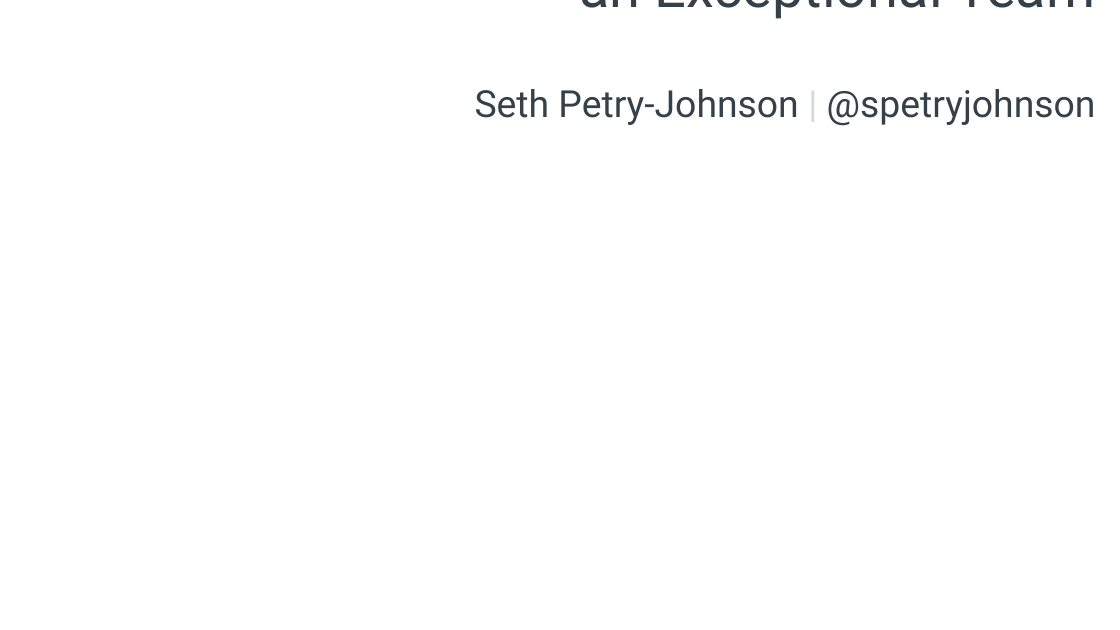
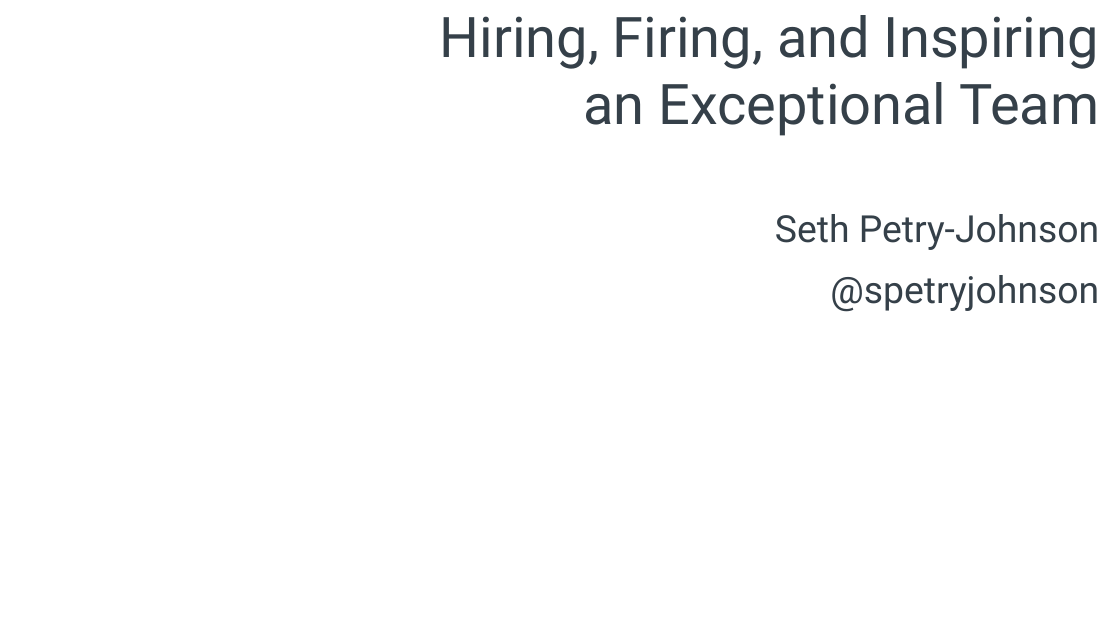
Before and after one commit to spetryjohnson/Talk---Hiring--Firing--and-Inspiring, a slide deck: slide 1 of Hiring, Firing, and Inspiring.pptx. Drawn at 1120x630 pixels with LibreOffice and Linux fonts; fonts in the diff are those of the drawing; background and template pictures are left out. Boxes give left, top, right and bottom in pixels: in the first picture for what was removed or moved away, otherwise in the second. Text is boxed around its words. In the diff, an @@ line names an element or a change of style, - is before the commit and + after.

```diff
--- a/Hiring, Firing, and Inspiring.pptx
+++ b/Hiring, Firing, and Inspiring.pptx
@@ title "Hiring, Firing, and Inspiring an ..." rewrapped from [579,0,1095,19] to [440,15,1099,136] @@
@@ text at [775,214,1099,250]: text changed @@
-Seth Petry-Johnson | @spetryjohnson
+Seth Petry-Johnson
@@ text added at [830,275,1099,312], 24 pt, text #354049 @@
+@spetryjohnson
```
Also in this commit, not shown: 12 other slides changed, 5 slides added, 1 slide removed.
